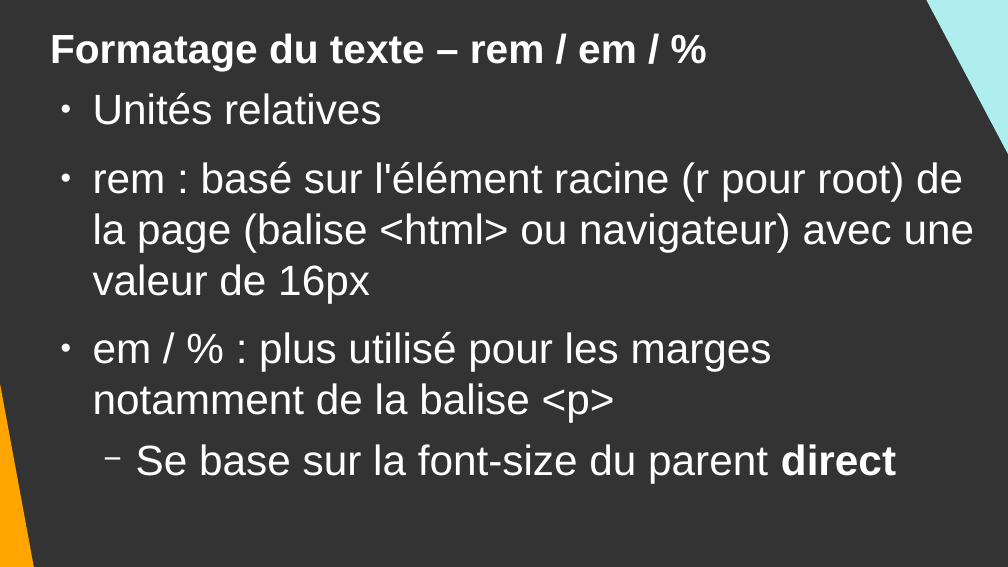
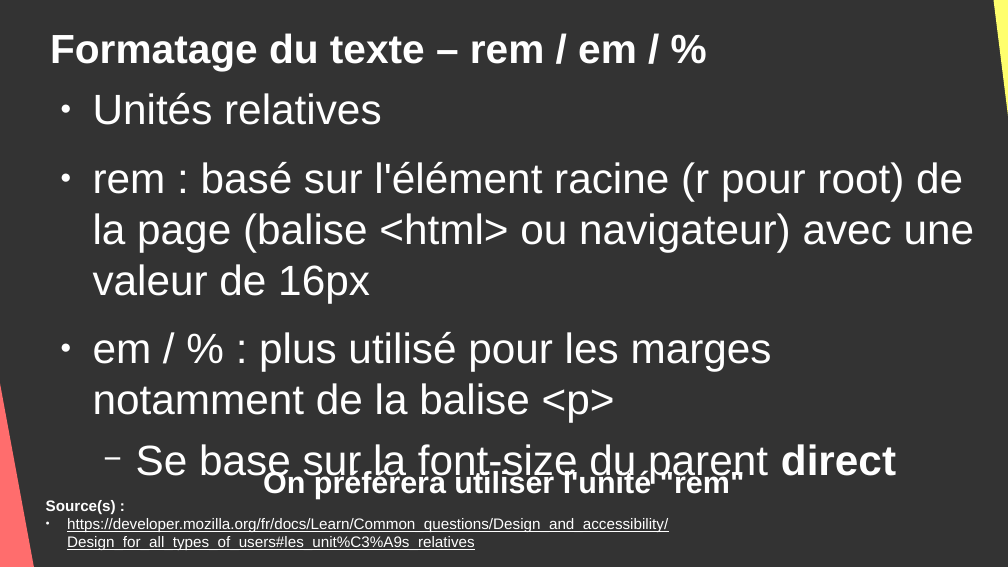
Before and after one commit to DanYellow/cours, a slide deck: slide 27 of integration-web-s1/travaux-pratiques/numero-4/presentation.odp (slide 22 before the commit). Drawn at 1008x567 pixels with LibreOffice and Linux fonts; fonts in the diff are those of the drawing. Boxes give left, top, right and bottom in pixels: in the first picture for what was removed or moved away, otherwise in the second. Text is boxed around its words. In the diff, an @@ line names an element or a change of style, - is before the commit and + after.

```diff
--- a/integration-web-s1/travaux-pratiques/numero-4/presentation.odp
+++ b/integration-web-s1/travaux-pratiques/numero-4/presentation.odp
@@ right triangle: place and size @@
-right triangle at [915,0,1008,271]
+right triangle at [987,0,1008,231]
@@ right triangle at [987,0,1008,231]: fill #AFEEEE to #FFFF6D @@
@@ right triangle at [0,86,37,567]: fill #FFA500 to #FF6D6D @@
@@ title added at [263,469,745,499], 24 pt, text #FFFFFF, bold @@
+On préférera utiliser l'unité "rem"
@@ text added at [46,500,668,550], 12 pt, text #FFFFFF, underline @@
+Source(s) :
+● https://developer.mozilla.org/fr/docs/Learn/Common_questions/Design_and_accessibility/Design_for_all_types_of_users#les_unit%C3%A9s_relatives
```
Also in this commit, not shown: 20 other slides changed, 7 slides added, 3 other files.
